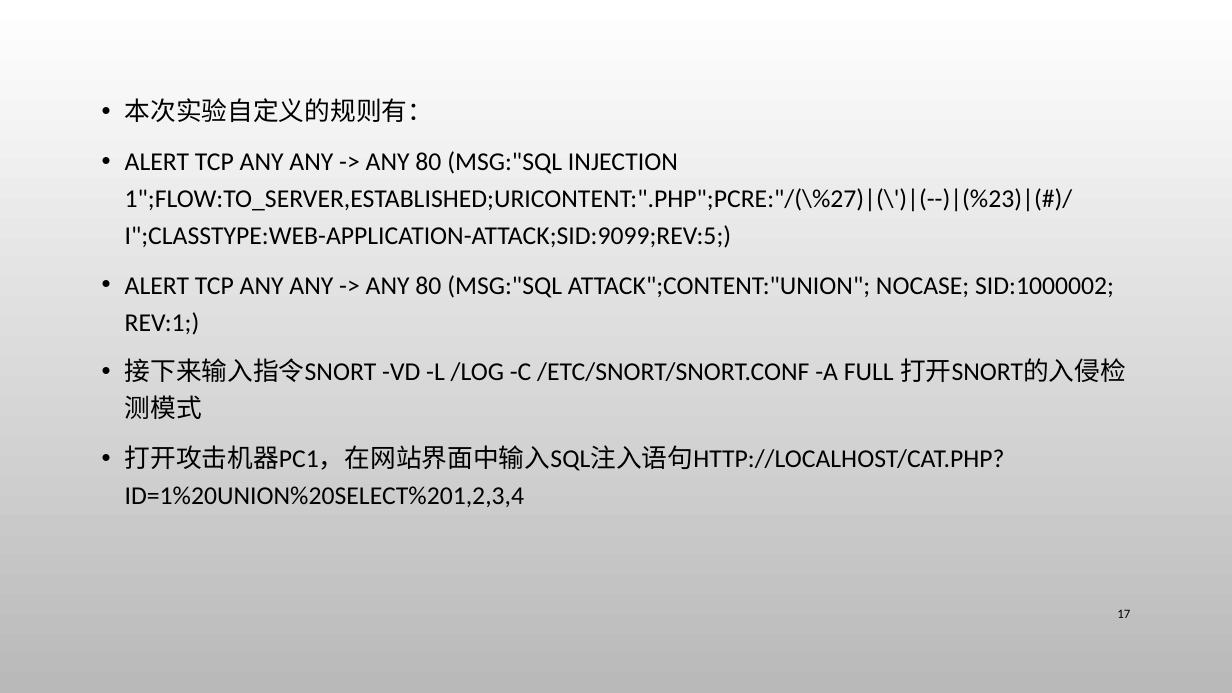
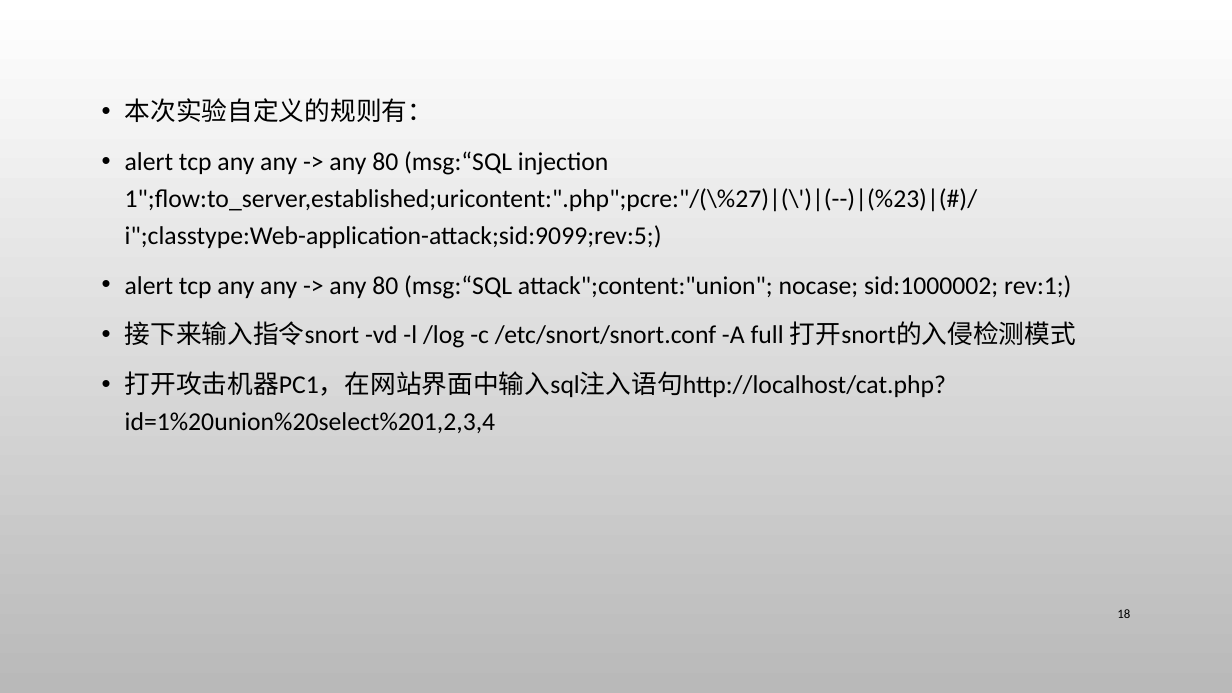
Before and after one commit to CUCCS/ns, a slide deck: slide 18 of 2016-2/HJJ_ZL/flippedclassroom/Snort入侵检测防御系统.pptx (slide 17 before the commit). Drawn at 1232x693 pixels with LibreOffice and Linux fonts; fonts in the diff are those of the drawing; background and template pictures are left out. Boxes give left, top, right and bottom in pixels: in the first picture for what was removed or moved away, otherwise in the second. Text is boxed around its words. In the diff, an @@ line names an element or a change of style, - is before the commit and + after.

Commit message:
Snort入侵检测防御系统
修改了之前ppt叙述不准确的地方和文字错误。

```diff
--- a/2016-2/HJJ_ZL/flippedclassroom/Snort入侵检测防御系统.pptx
+++ b/2016-2/HJJ_ZL/flippedclassroom/Snort入侵检测防御系统.pptx
@@ text at (125, 151, 1076, 433): text changed @@
-• ALERT TCP ANY ANY -> ANY 80 (MSG:"SQL INJECTION 1";FLOW:TO_SERVER,ESTABLISHED;URICONTENT:".PHP";PCRE:"/(\%27)|(\')|(--)|(%23)|(#)/I";CLASSTYPE:WEB-APPLICATION-ATTACK;SID:9099;REV:5;)
-• ALERT TCP ANY ANY -> ANY 80 (MSG:"SQL ATTACK";CONTENT:"UNION"; NOCASE; SID:1000002; REV:1;)
-• 接下来输入指令SNORT -VD -L /LOG -C /ETC/SNORT/SNORT.CONF -A FULL 打开SNORT的入侵检测模式
-• 打开攻击机器PC1，在网站界面中输入SQL注入语句HTTP://LOCALHOST/CAT.PHP?ID=1%20UNION%20SELECT%201,2,3,4
+• alert tcp any any -> any 80 (msg:“SQL injection 1";flow:to_server,established;uricontent:".php";pcre:"/(\%27)|(\')|(--)|(%23)|(#)/i";classtype:Web-application-attack;sid:9099;rev:5;)
+• alert tcp any any -> any 80 (msg:“SQL attack";content:"union"; nocase; sid:1000002; rev:1;)
+• 接下来输入指令snort -vd -l /log -c /etc/snort/snort.conf -A full 打开snort的入侵检测模式
+• 打开攻击机器PC1，在网站界面中输入sql注入语句http://localhost/cat.php?id=1%20union%20select%201,2,3,4
@@ page number at (1117, 609, 1130, 618): text changed @@
-17
+18
```
Also in this commit, not shown: 8 other slides changed, 4 slides added.
